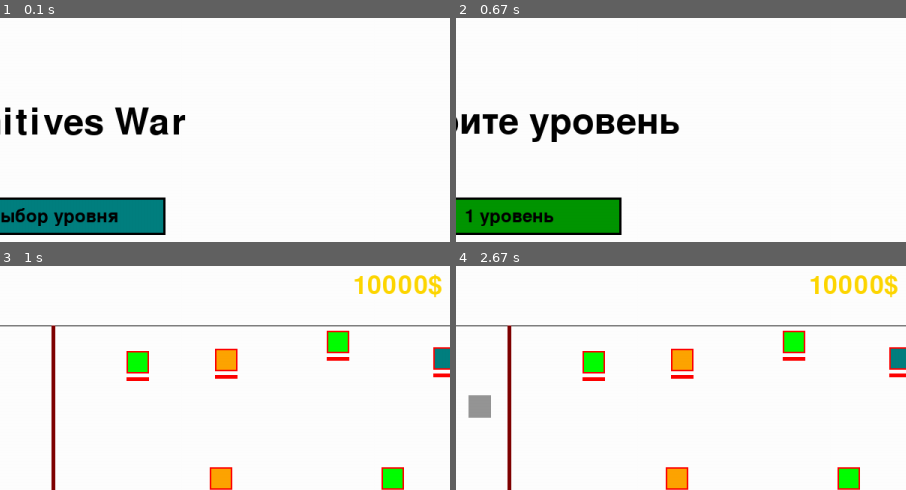
Above: before the commit, frames 1-4 (two rows, left to right).
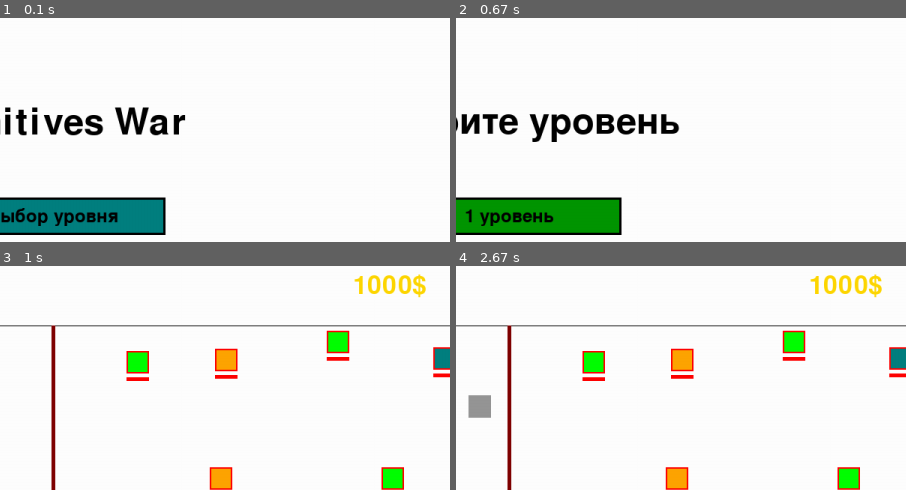
Above: after the commit, the same moments.

Repository: CALLIA121/Pygame
Game: pygame game, started from main2.py
The game is run twice, just before and just after one commit, with the same random seed, the same clock (stepped at 60 frames per second) and the same inputs.
Inputs (mouse positions are % of the whole screen's width and height, from its top left):
- Up to frame 1 (0.1 s): no input
- Up to frame 2 (0.67 s): click "Выбор уровня" at 0.38 s
- Up to frame 3 (1 s): click "1 уровень" at 0.72 s
- Up to frame 4 (2.67 s): click "Готов!" at 1.05 s; click (24, 12) at 1.38 s; click (26, 30) at 1.72 s; click (45, 76) at 2.05 s; click (47, 33) at 2.38 s
The pictures show only the part of the screen within x 44-94%, y 1-51%; the shares and areas given below are measured in that part.

Frames 1-2 are identical in both runs. In frame 3, 0.4% of the frame differs, in the area x 91-99%, y 3-15%; in frame 4, 0.4%.

Commit message:
Some balanse

Diff:
--- a/main2.py
+++ b/main2.py
@@ -21,7 +21,7 @@
 current_screen = SCREENS["main_menu"]
 
 # Игровые переменные
-coins = 10000
+coins = 1000
 current_level = -1
 units = []
 enemy_units = []
@@ -142,7 +142,7 @@
     global current_screen, start, coins, units, currType, typeLabel, current_level
     current_screen = SCREENS["game"]
     start = False
-    coins = 10000
+    coins = 1000
     units = []
     currType = 'None'
     typeLabel = 'None'
--- a/settings.py
+++ b/settings.py
@@ -17,10 +17,10 @@
     'Attaker': 50, 'Defender': 50, 'Shooter': 200
 }
 typeSpeed = {
-    'Attaker': 2, 'Defender': 1, 'Shooter': 1
+    'Attaker': 1.2, 'Defender': 1, 'Shooter': 1
 }
 typeCost = {
-    'Attaker': 10, 'Defender': 50, 'Shooter': 50
+    'Attaker': 50, 'Defender': 150, 'Shooter': 300
 }
 typeColors = {
     'Attaker': (255, 165, 0),
